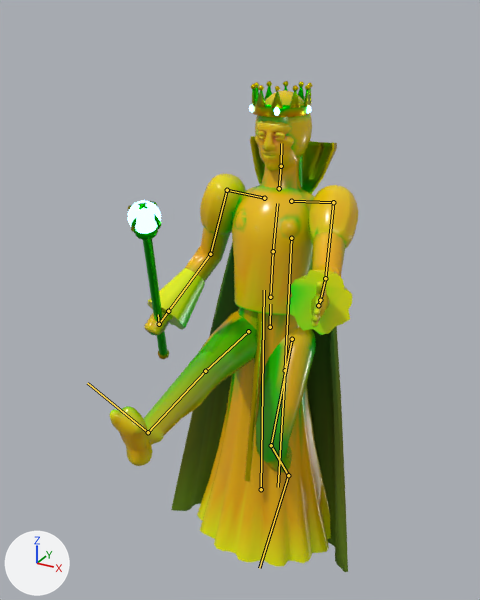
What one commit did to the glTF model public/models/queen_lo.glb.
One viewpoint serves both versions: a 50 mm lens placed at (1.11, -2.22, 2.05), pointed at (0.0, -0.2, 1.04). Lighting does not change. The marker at lower left points along +X, +Y and +Z. The picture after the commit comes second. Both versions are drawn at frame 21 of the action 'silly'; the numbers are the values there. The bones that bend it are drawn over the model as lines.

Names of what the first picture shows: 'queen'.
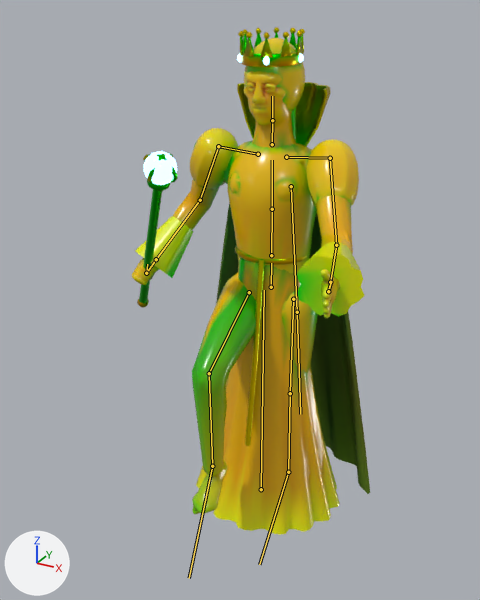
The change in detail:
Bone 'hips' (bone_hips) moves from (0.03, -0.159, 0.0) to (0.03, 0.019, 0.0).
Bone 'spine' (bone_spine) turns from (-5, 0, 0) to (1, 0, 0) degrees about its own x, y and z.
Bone 'chest' (bone_chest) turns from (-7, -5, 0) to (2, -5, 0) degrees about its own x, y and z.
Bone 'neck' (bone_neck) turns from (3, 0, 0) to (-1, 0, 0) degrees about its own x, y and z.
Bone 'head' (bone_head) turns from (8, -2, 0) to (1, -2, 0) degrees about its own x, y and z.
Bone 'upperarm.L' (bone_upperarm_l) turns from (-42, 0, -17) to (-42, 0, -27) degrees about its own x, y and z.
Bone 'upperarm.R' (bone_upperarm_r) turns from (22, 0, 17) to (22, 0, 27) degrees about its own x, y and z.
Bone 'prop.R' (bone_prop_r) turns from (72, 0, 0) to (57, 0, 0) degrees about its own x, y and z.
Bone 'thigh.L' (bone_thigh_l) turns from (-31, 0, 0) to (1, 0, 0) degrees about its own x, y and z.
Bone 'shin.L' (bone_shin_l) turns from (65, 0, 0) to (-1, 0, 0) degrees about its own x, y and z.
Bone 'foot.L' (bone_foot_l) turns from (-34, 0, 0) to (0, 0, 0) degrees about its own x, y and z.
Bone 'thigh.R' (bone_thigh_r) turns from (-94, 0, 0) to (-67, 0, 0) degrees about its own x, y and z.
Bone 'shin.R' (bone_shin_r) turns from (-1, 0, 0) to (65, 0, 0) degrees about its own x, y and z.
Bone 'foot.R' (bone_foot_r) turns from (18, 0, 0) to (30, 0, 0) degrees about its own x, y and z.

Changed parts and their boxes [x1, y1, x2, y2] in the pictures (480 x 600 px):
'queen', posed: before [110, 81, 358, 572]; after [132, 27, 370, 534]
bone 'hips', root to tip: before (270, 327) to (270, 304); after (271, 287) to (271, 263)
bone 'spine', root to tip: before (270, 297) to (273, 251); after (271, 255) to (272, 209)
bone 'chest', root to tip: before (273, 251) to (277, 203); after (272, 209) to (272, 160)
bone 'neck', root to tip: before (279, 188) to (281, 166); after (272, 144) to (272, 120)
bone 'head', root to tip: before (281, 166) to (281, 143); after (272, 120) to (272, 96)
bone 'upperarm.L', root to tip: before (333, 202) to (325, 278); after (330, 158) to (336, 245)
bone 'upperarm.R', root to tip: before (227, 190) to (210, 254); after (218, 146) to (200, 200)
bone 'prop.R', root to tip: before (159, 324) to (158, 314); after (146, 273) to (147, 264)
bone 'thigh.L', root to tip: before (292, 339) to (271, 445); after (293, 299) to (290, 393)
bone 'shin.L', root to tip: before (271, 445) to (288, 475); after (290, 393) to (288, 472)
bone 'foot.L', root to tip: before (288, 475) to (259, 568); after (288, 472) to (259, 564)
bone 'thigh.R', root to tip: before (248, 331) to (205, 371); after (249, 292) to (209, 373)
bone 'shin.R', root to tip: before (205, 371) to (148, 432); after (209, 373) to (212, 466)
bone 'foot.R', root to tip: before (148, 432) to (87, 383); after (212, 466) to (189, 578)
